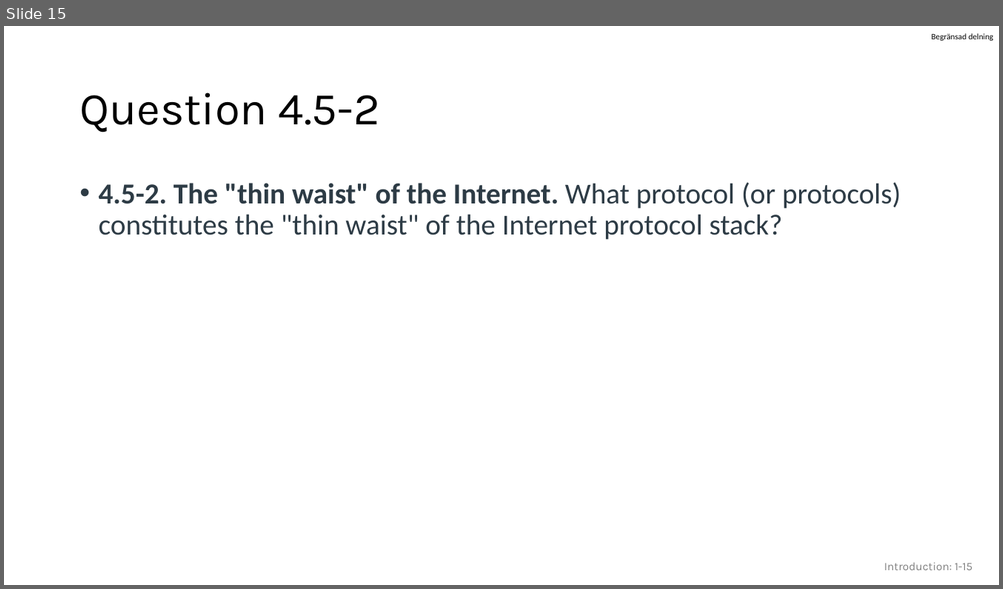
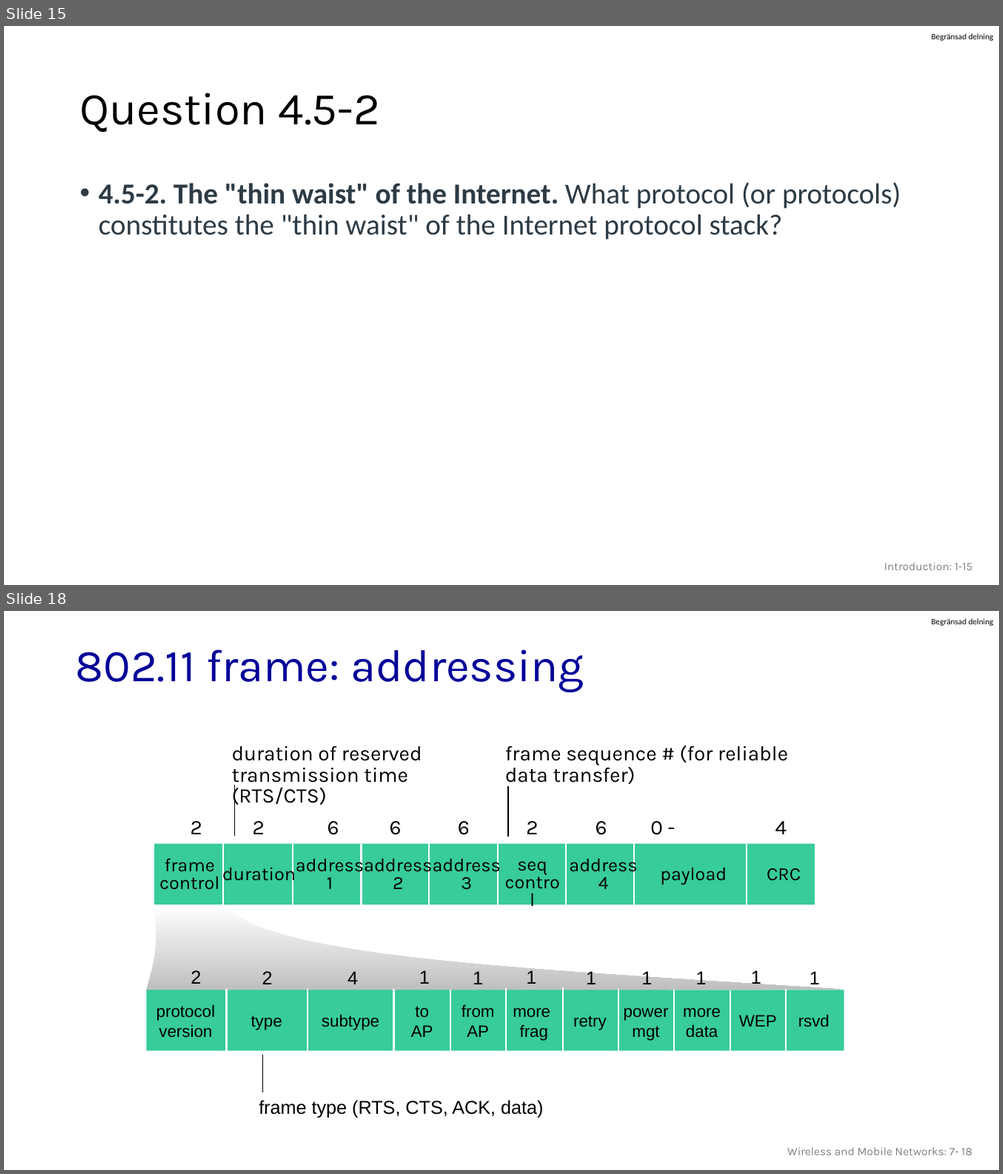
Before and after one commit to guhofstra/CSC175, a slide deck: PPTs/Leftovers.pptx. Shown one above the other, each under a label of ours: slide 15 before the commit, slides 15 and 18 after it; the slides between them are not shown. The pictures are 1003x589 and 1003x1174 pixels, drawn with LibreOffice and Linux fonts; fonts in the diff are those of the drawing. Boxes give left, top, right and bottom in pixels: in the first picture for what was removed or moved away, otherwise in the second. Text is boxed around its words. In the diff, an @@ line names an element or a change of style, - is before the commit and + after.

```diff
--- a/PPTs/Leftovers.pptx
+++ b/PPTs/Leftovers.pptx
@@ slide 18 added at (4,611,999,1170), background #FFFFFF; not listed: 1 template element that a slide beside it also shows @@
@@ title added at (76,649,584,692), 44 pt, text #000099 @@
+802.11 frame: addressing
@@ text added at (232,746,422,809), 20 pt, text #000000 @@
+duration of reserved
+transmission time (RTS/CTS)
@@ text added at (505,746,788,787), 20 pt, text #000000 @@
+frame sequence # (for reliable data transfer)
@@ line added from (235, 785) to (235, 836), #000000 1 pt @@
@@ line added from (509, 786) to (509, 837), #000000 1 pt @@
@@ group added at (190,821,787,844): 9 texts @@
+2
+2
+6
+6
+6
+2
+6
+0 - 2312
+4
@@ group added at (155,746,815,909): 9 texts, 8 lines, 1 rectangle @@
+frame
+control
+duration
+address
+1
+address
+2
+address
+4
+address
+3
+payload
+CRC
+seq
+control
@@ group added at (147,905,844,1056): 22 texts, 10 lines, 1 freeform shape, 1 rectangle @@
+2
+2
+4
+1
+1
+1
+1
+1
+1
+1
+1
+type
+from
+AP
+subtype
+to
+AP
+more
+frag
+WEP
+more
+data
+power
+mgt
+retry
+rsvd
+protocol
+version
@@ line added from (263, 1055) to (263, 1092), #000000 1 pt @@
@@ text added at (259,1100,543,1118), 18 pt, text #000000 @@
+frame type (RTS, CTS, ACK, data)
@@ text added at (787,1147,972,1156), 11 pt, text #808080 @@
+Wireless and Mobile Networks: 7- 18
```
Also in this commit, not shown: 2 other slides added, 20 other files.
